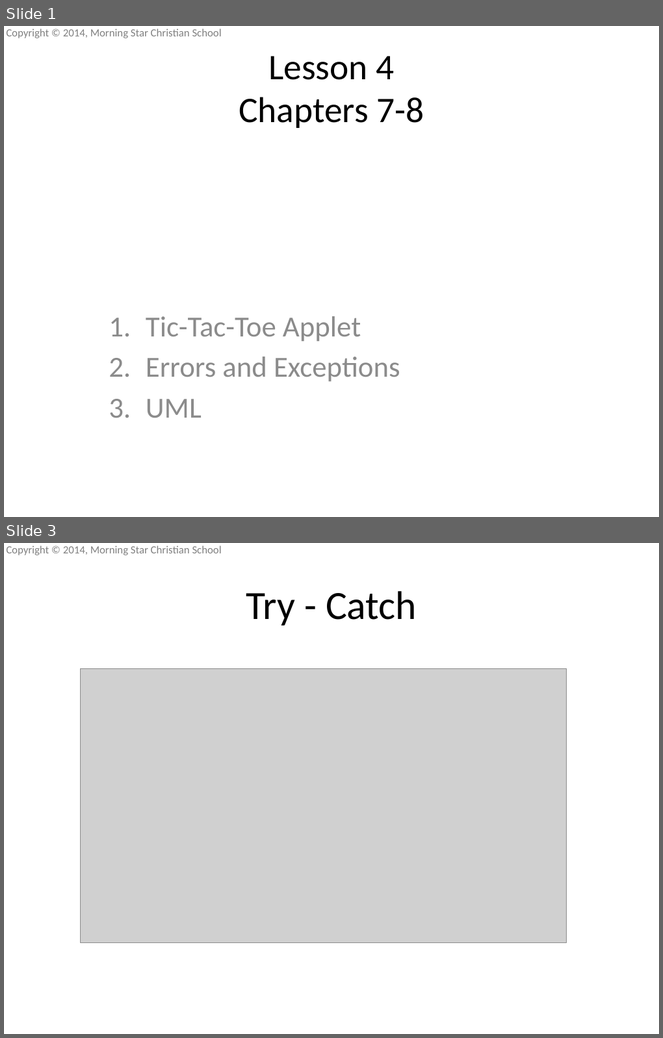
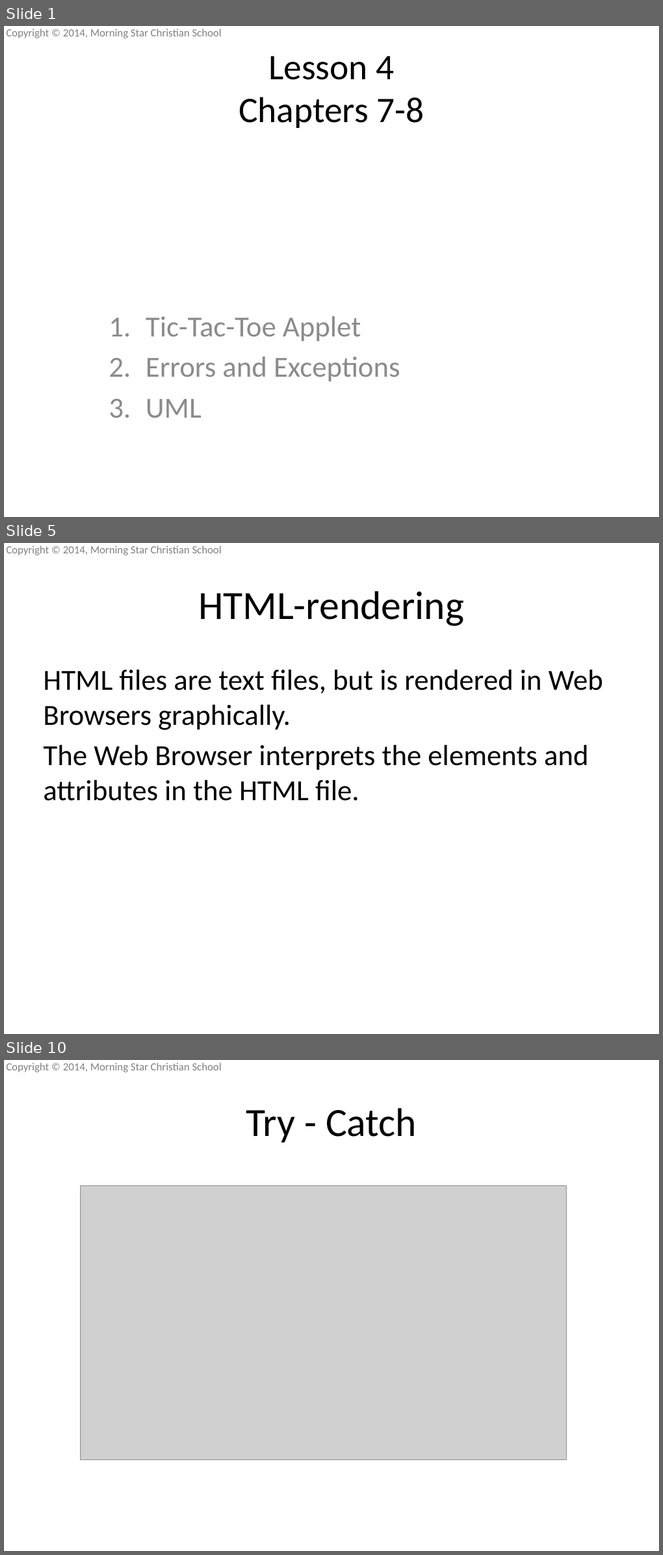
Before and after one commit to mscsbend/presentations, a slide deck: Lesson 4.pptx. Shown one above the other, each under a label of ours: slides 1 and 3 before the commit, slides 1, 5 and 10 after it; the slides between them are not shown. The pictures are 663x1038 and 663x1555 pixels, drawn with LibreOffice and Linux fonts; fonts in the diff are those of the drawing; grey boxes stand for pictures; background and template pictures are left out. Boxes give left, top, right and bottom in pixels: in the first picture for what was removed or moved away, otherwise in the second. Text is boxed around its words. In the diff, an @@ line names an element or a change of style, - is before the commit and + after.

```diff
--- a/Lesson 4.pptx
+++ b/Lesson 4.pptx
@@ slide 5 added at (x1=4, y1=543, x2=659, y2=1034), background picture (left out); not listed: 1 template element that a slide beside it also shows @@
@@ title added at (x1=198, y1=591, x2=464, y2=626), 44 pt, text #000000 @@
+HTML-rendering
@@ text added at (x1=43, y1=670, x2=603, y2=801), 32 pt, text #000000 @@
+HTML files are text files, but is rendered in Web Browsers graphically.
+The Web Browser interprets the elements and attributes in the HTML file.
@@ what was slide 3 is now slide 10 @@
```
Also in this commit, not shown: 1 slide changed, 6 other slides added, 1 other file.
